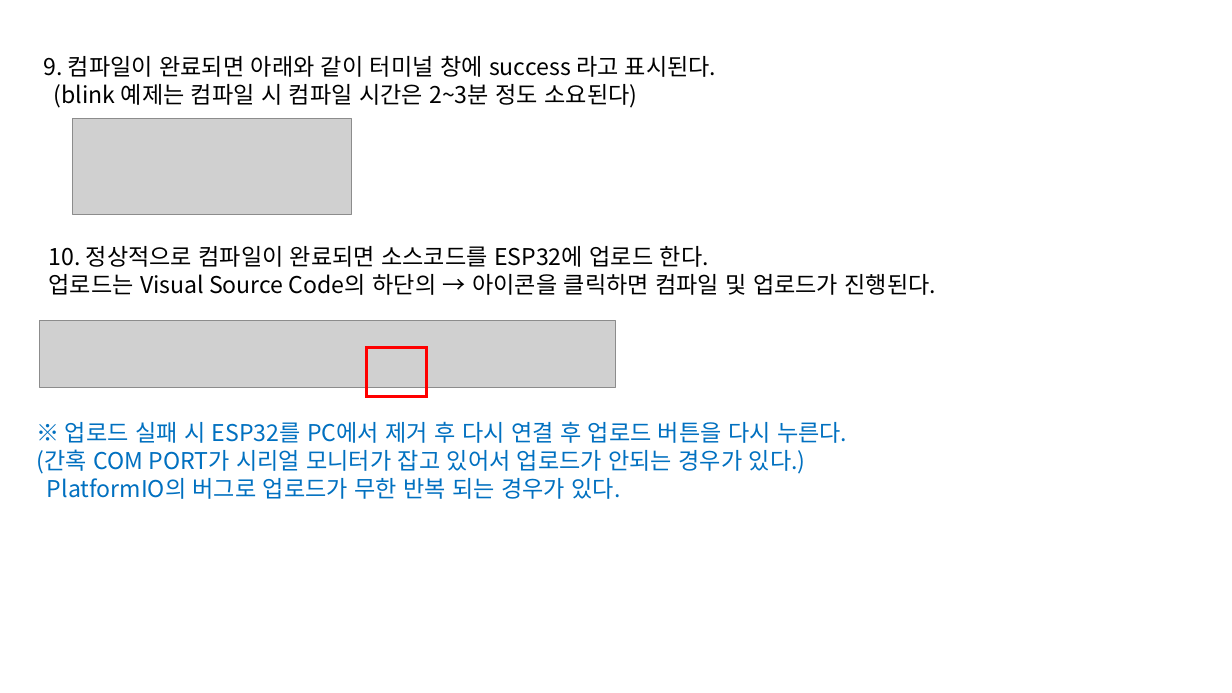
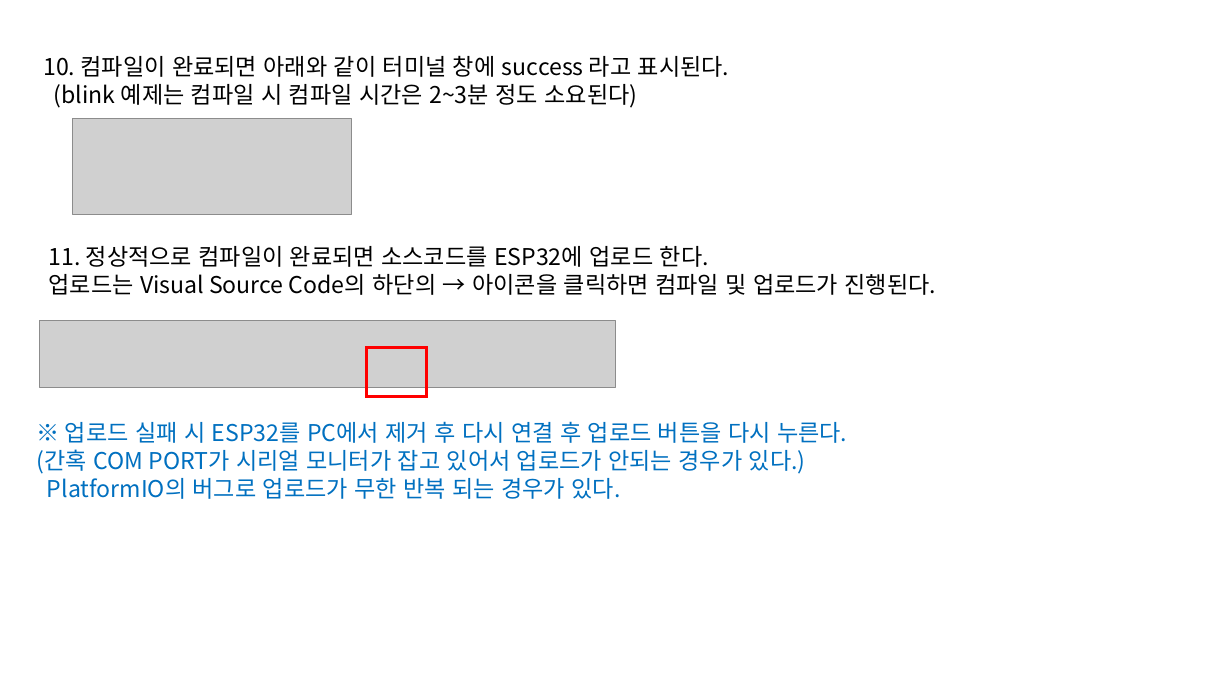
Before and after one commit to mocona05/seoil_uni_project, a slide deck: slide 6 of ESP32/DOC/PlatformIO로 Espressif타겟 프로젝트 만들기.pptx (slide 5 before the commit). Drawn at 1232x693 pixels with LibreOffice and Linux fonts; fonts in the diff are those of the drawing; grey boxes stand for pictures. Boxes give left, top, right and bottom in pixels: in the first picture for what was removed or moved away, otherwise in the second. Text is boxed around its words. In the diff, an @@ line names an element or a change of style, - is before the commit and + after.

```diff
--- a/ESP32/DOC/PlatformIO로 Espressif타겟 프로젝트 만들기.pptx
+++ b/ESP32/DOC/PlatformIO로 Espressif타겟 프로젝트 만들기.pptx
@@ text at <box>43,55,729,77</box>: text changed @@
-9. 컴파일이 완료되면 아래와 같이 터미널 창에 success 라고 표시된다.
+10. 컴파일이 완료되면 아래와 같이 터미널 창에 success 라고 표시된다.
@@ text at <box>49,246,709,267</box>: text changed @@
-10. 정상적으로 컴파일이 완료되면 소스코드를 ESP32에 업로드 한다.
+11. 정상적으로 컴파일이 완료되면 소스코드를 ESP32에 업로드 한다.
```
Also in this commit, not shown: 1 slide added.
